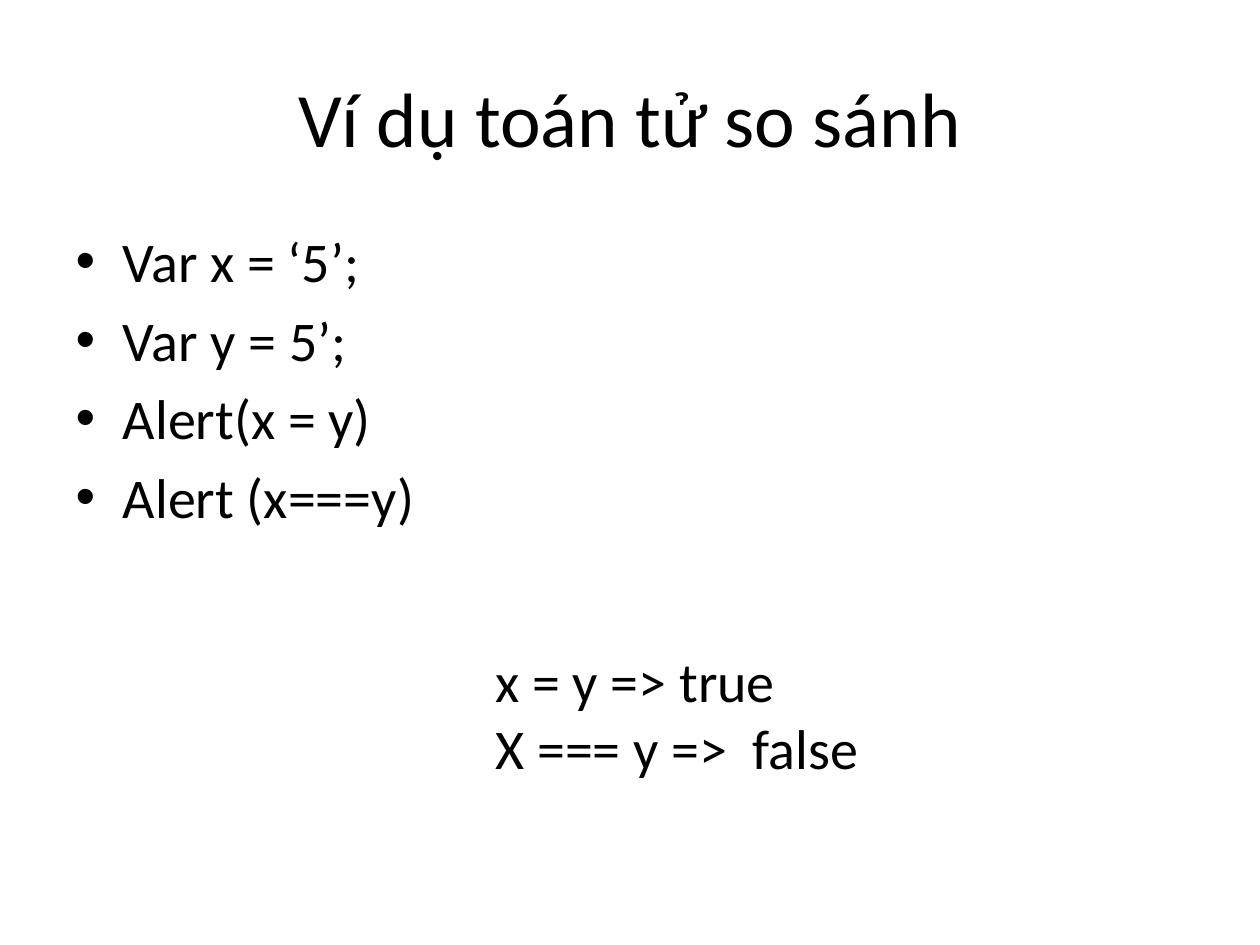
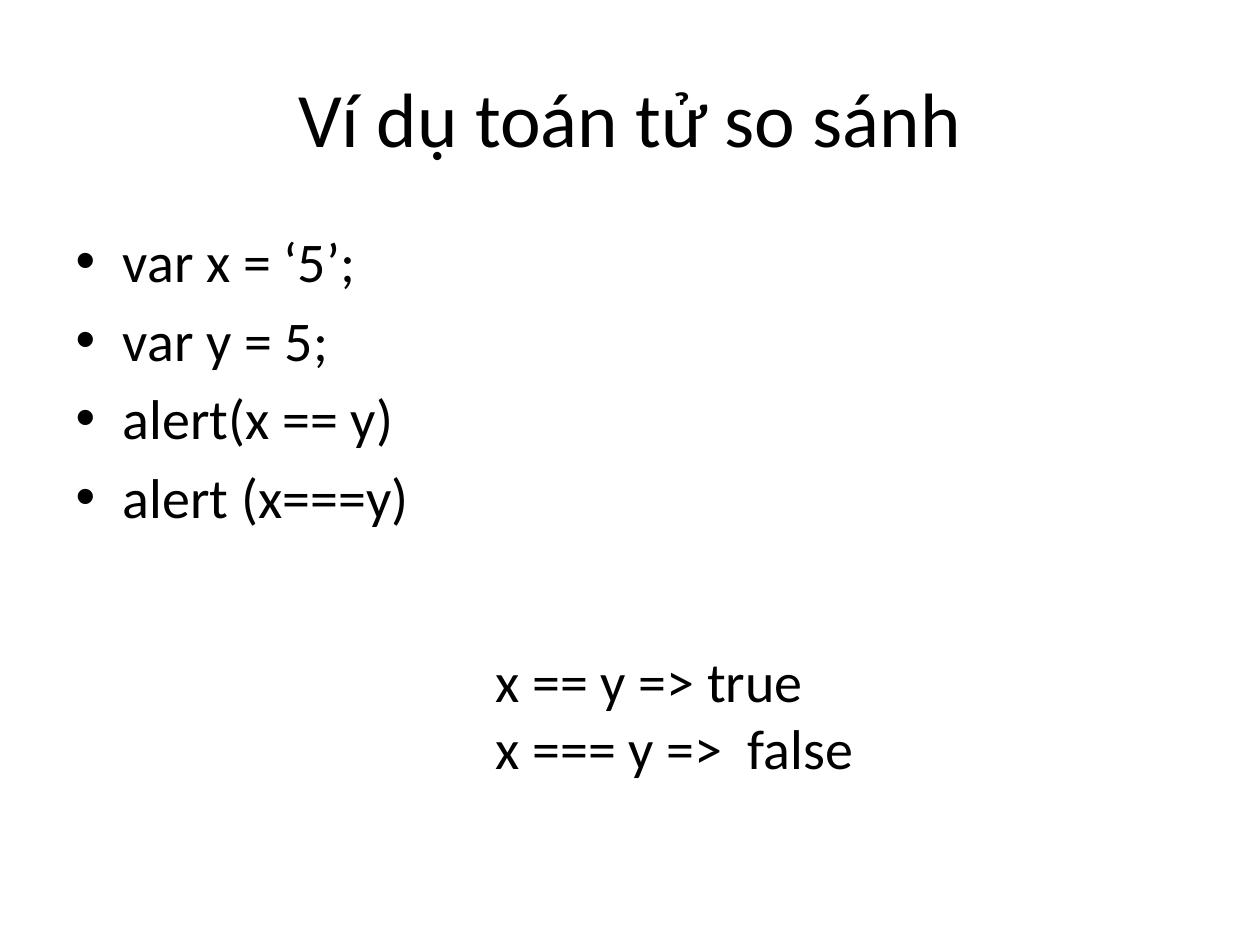
Before and after one commit to phithanh97cs/T3H, a slide deck: slide 9 of 1. Front-end/3. JavaScipt - JS/3.2 Lập trình cơ bản với JS.pptx. Drawn at 1260x945 pixels with LibreOffice and Linux fonts; fonts in the diff are those of the drawing. Boxes give left, top, right and bottom in pixels: in the first picture for what was removed or moved away, otherwise in the second. Text is boxed around its words. In the diff, an @@ line names an element or a change of style, - is before the commit and + after.

```diff
--- a/1. Front-end/3. JavaScipt - JS/3.2 Lập trình cơ bản với JS.pptx
+++ b/1. Front-end/3. JavaScipt - JS/3.2 Lập trình cơ bản với JS.pptx
@@ text at [123, 242, 408, 527]: text changed @@
-• Var x = ‘5’;
-• Var y = 5’;
-• Alert(x = y)
-• Alert (x===y)
+• var x = ‘5’;
+• var y = 5;
+• alert(x == y)
+• alert (x===y)
@@ text at [495, 666, 853, 778]: text changed @@
-x = y => true
-X === y => false
+x == y => true
+x === y => false
```
Also in this commit, not shown: 5 other slides changed.
